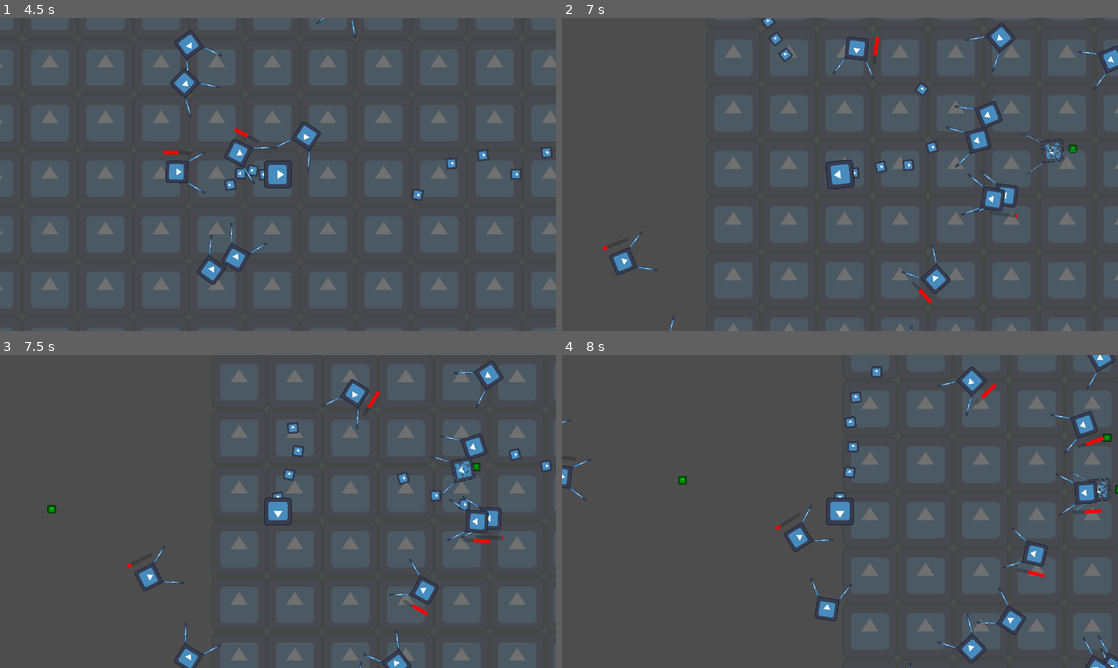
Above: before the commit, frames 1-4 (two rows, left to right).
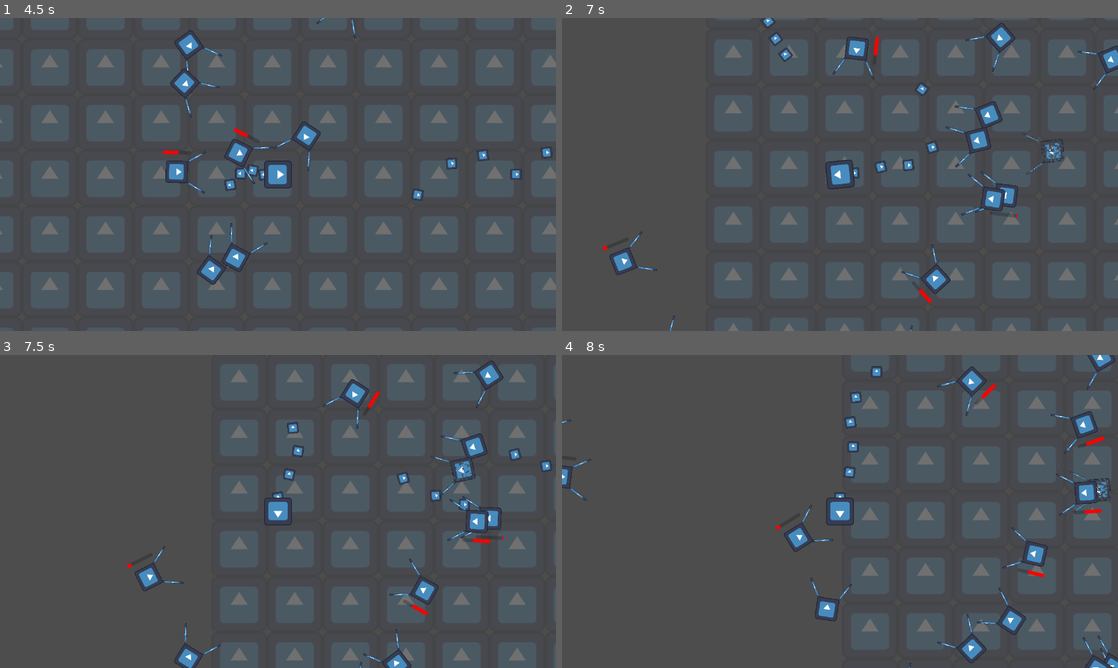
Above: after the commit, the same moments.

Repository: ZenithStar/ggj2024
Game: Godot game, scene res://levels/uipanels/title.tscn
The game is run twice, just before and just after one commit, with the same random seed, the same clock (stepped at 60 frames per second) and the same inputs. The engine's default icon, where the game draws it, is replaced by a stand-in: a white triangle on a blue panel in a dark square.
Inputs (mouse positions are in pixels of both pictures, inside the frame that each line leads up to):
- Up to frame 1 (4.5 s): click "New Game" at 0.5 s; move the mouse to (400, 158) at 1.27 s; hold D (right) 1.28-2 s; click (400, 158) at 1.42 s; drag from (166, 190) to (528, 115) at 2.02 s; move the mouse to (333, 105) at 2.77 s; hold D (right) 2.78-3.5 s; drag from (250, 237) to (511, 158) at 3.52 s; move the mouse to (444, 221) at 4.27 s; hold A (left) from 4.28 s (still down)
- Up to frame 2 (7 s): release A (left) at 5 s; drag from (673, 127) to (739, 180) at 5.02 s; move the mouse to (867, 174) at 5.77 s; hold S (down) 5.78-6.5 s; click (867, 174) at 5.92 s; drag from (756, 96) to (995, 158) at 6.52 s
- Up to frame 3 (7.5 s): move the mouse to (400, 495) at 7.27 s; hold W (up) from 7.28 s (still down)
- Up to frame 4 (8 s): keep holding W (up)

Frame 1 is identical in both runs. In frame 2, less than 0.1% of the frame differs, in the area x 91-93%, y 40-44%; in frame 3, less than 0.1%; in frame 4, less than 0.1%, in the area x 20-100%, y 25-45%.

Commit message:
Split up on death behavior

Diff:
--- a/prefabs/placeholder_enemy.tscn
+++ b/prefabs/placeholder_enemy.tscn
@@ -6,7 +6,7 @@
 [ext_resource type="Script" path="res://scripts/TargetManager.gd" id="2_7mlqs"]
 [ext_resource type="Script" path="res://scripts/MoveTowardsTarget.gd" id="2_scquu"]
 [ext_resource type="Script" path="res://scripts/HealthComponent.gd" id="4_jto8s"]
-[ext_resource type="PackedScene" uid="uid://nip75bkwf31j" path="res://prefabs/small_experience.tscn" id="5_sg4ip"]
+[ext_resource type="Script" path="res://scripts/EnemyOnDeath.gd" id="7_6byaq"]
 
 [sub_resource type="RectangleShape2D" id="RectangleShape2D_0d5v8"]
 size = Vector2(50, 50)
@@ -49,6 +49,9 @@
 [node name="LimitDistanceToTarget" type="Node" parent="."]
 script = ExtResource("2_0s7w4")
 
+[node name="MoveTowardsTarget" type="Node" parent="."]
+script = ExtResource("2_scquu")
+
 [node name="HealthComponent" type="ProgressBar" parent="."]
 offset_left = -32.0
 offset_top = -48.0
@@ -58,7 +61,6 @@
 value = 50.0
 show_percentage = false
 script = ExtResource("4_jto8s")
-on_death = ExtResource("5_sg4ip")
 
-[node name="MoveTowardsTarget" type="Node" parent="."]
-script = ExtResource("2_scquu")
+[node name="EnemyOnDeath" type="Node" parent="."]
+script = ExtResource("7_6byaq")
--- /dev/null
+++ b/scripts/EnemyOnDeath.gd
@@ -0,0 +1,16 @@
+class_name EnemyOnDeath extends Node
+
+@export var spawn_on_death: PackedScene
+
+func _ready():
+	$"../HealthComponent".death.connect(on_death)
+
+func on_death():
+	if spawn_on_death:
+		var death_drop = spawn_on_death.instantiate()
+		death_drop.position = get_parent().position
+		Experience.add_child.call_deferred(death_drop)
+	var tween = create_tween().bind_node(self)
+	$"../CollisionShape2D".set_deferred("disabled", true)
+	tween.tween_method(func(val): $"../Sprite2D".material.set_shader_parameter("dissolve_value", val), 1.0, 0.0, 1.0)
+	tween.tween_callback(get_parent().queue_free)
--- a/scripts/HealthComponent.gd
+++ b/scripts/HealthComponent.gd
@@ -1,6 +1,6 @@
 class_name HealthComponent extends ProgressBar
 
-@export var on_death: PackedScene
+signal death
 
 func _ready():
 	value = max_value
@@ -8,14 +8,6 @@
 	value_changed.connect(update)
 
 func update(_new_value):
-	visible = value < max_value
-	if value <= 0:
-		if on_death:
-			var death_drop = on_death.instantiate()
-			death_drop.position = get_parent().position
-			Experience.add_child.call_deferred(death_drop)
-		var tween = create_tween().bind_node(self)
-		visible = false
-		$"../CollisionShape2D".set_deferred("disabled", true)
-		tween.tween_method(func(val): $"../Sprite2D".material.set_shader_parameter("dissolve_value", val), 1.0, 0.0, 1.0)
-		tween.tween_callback(get_parent().queue_free)
+	visible = value < max_value and value > 0.0
+	if value <= 0.0:
+		death.emit()
